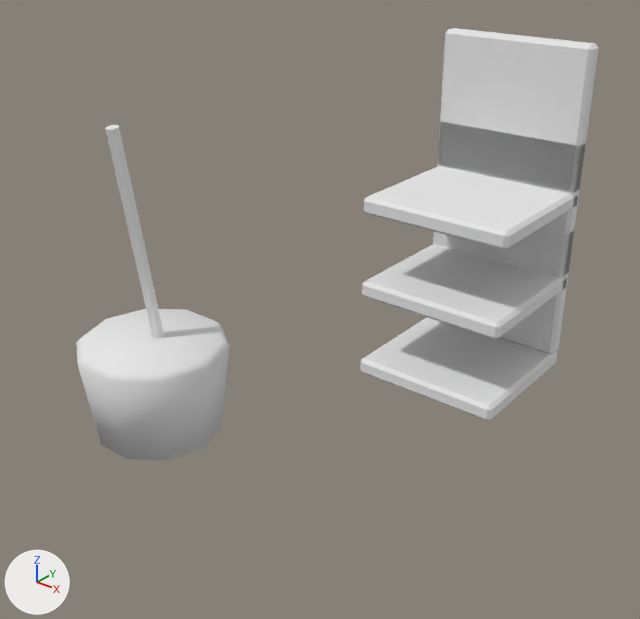
The FBX model Assets/_Game/Resources/Art/Environment/school/decor_6.fbx: old version first, new version second.
Both versions are drawn from a camera (50 mm lens) standing at (1.43, -1.88, 1.601) and looking at (0.033, -0.133, 0.518). The axes (+X, +Y, +Z) are drawn at lower left. The lights are the same throughout. The picture after the commit comes second. Where no turn or scale is listed for an object, it has been applied to the vertices.

In view in the first picture: 'decor_6'.
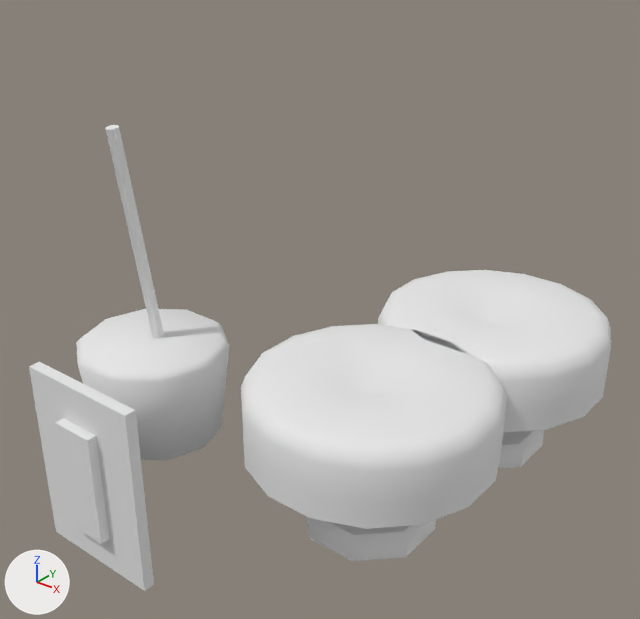
Changed parts and their boxes (x1, y1, x2, y2) in the pictures (640 x 619 px):
'decor_6', reshaped (11% wider, 8% taller)
    before: (76, 28, 598, 460)
    after: (29, 125, 611, 591)
part 1 of me_decor_6, added
    after: (29, 362, 154, 591)
part 2 of me_decor_6, added
    after: (55, 418, 110, 544)
part 3 of me_decor_6, added
    after: (378, 270, 611, 468)
part 4 of me_decor_6, added
    after: (241, 324, 507, 561)
part 5 of me_decor_6, deleted
    before: (360, 28, 598, 421)

Patch to the scene script:
```diff
--- a/Assets/_Game/Resources/Art/Environment/school/decor_6.fbx.py
+++ b/Assets/_Game/Resources/Art/Environment/school/decor_6.fbx.py
@@ me_decor_6 @@
 # used by ob_decor_6; location = (0.0, 0.0, 0.0)
-me_decor_6.from_pydata(...)  # 214 vertices, 236 faces; spans x -0.74..0.52, y -0.528..0.415, z -0.01..1.22
+me_decor_6.from_pydata(...)  # 362 vertices, 636 faces; spans x -0.74..0.688, y -0.89..0.638, z -0.01..0.998
+# me_decor_6 part 1: a new loose piece, a box spanning x -0.275..0.075, y -0.865..-0.835, z 0.05..0.55, in mat_m_toon (white #e7e7e7)
+# me_decor_6 part 2: a new loose piece, a box spanning x -0.16..-0.04, y -0.89..-0.85, z 0.15..0.45, in mat_m_toon (white #e7e7e7)
+# me_decor_6 part 3: a new loose piece of 138 vertices spanning x 0.012..0.688, y -0.037..0.638, z 0.0..0.45, in mat_m_toon (white #e7e7e7)
+# me_decor_6 part 4: a new loose piece of 138 vertices spanning x -0.037..0.637, y -0.587..0.088, z 0.0..0.45, in mat_m_toon (white #e7e7e7)
+# me_decor_6 part 5: 6 loose pieces with 144 vertices, spanning x 0.08..0.52, y -0.01..0.415, z 0.275..1.22, are deleted
 me_decor_6.materials.append(mat_m_toon)
```
